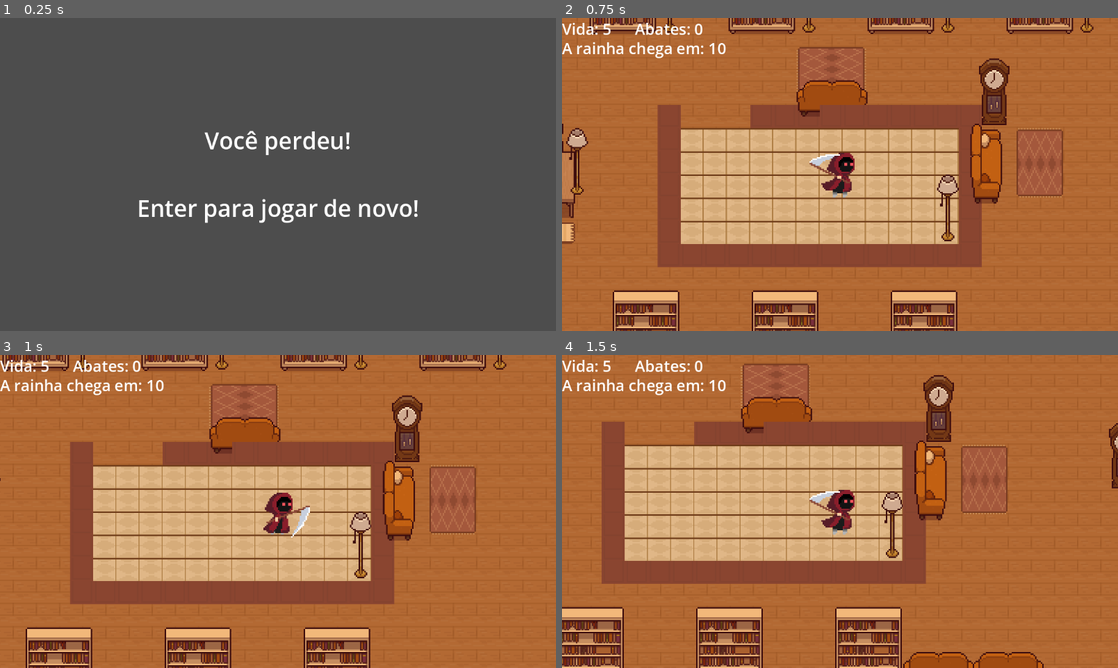
Above: before the commit, frames 1-4 (two rows, left to right).
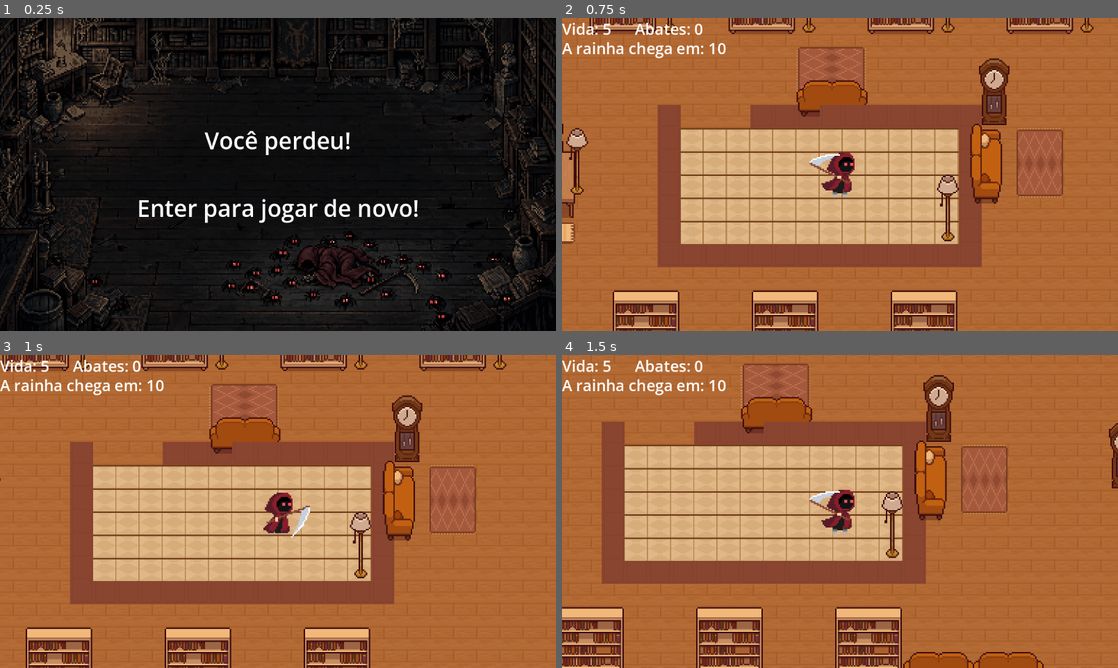
Above: after the commit, the same moments.

Repository: CarenNI/porao-das-aranhas
Game: Godot game, scene res://scenes/derrota.tscn
Same seed, same stepped clock (60 frames per second), same inputs: the game is played once before the commit and once after it. This scene is started directly instead of the project's main scene.
Inputs:
- Up to frame 1 (0.25 s): no input
- Up to frame 2 (0.75 s): tap Enter (ui_accept) at 0.5 s; hold Right (right) from 0.53 s (still down); tap Space (atacar) at 0.6 s
- Up to frame 3 (1 s): keep holding Right (right); tap Enter (ui_accept) at 0.77 s
- Up to frame 4 (1.5 s): release Right (right) at 1.28 s; hold Down (down) from 1.28 s (still down); tap Space (atacar) at 1.35 s

The runs differ from the first frame. In frame 1, 98% of the frame differs, in the area x 0-100%, y 0-100%; in frame 2, nothing differs; in frame 3, nothing differs; in frame 4, nothing differs.

Commit message:
fundos das telas de vitoria e derrota

Diff:
--- a/scenes/derrota.tscn
+++ b/scenes/derrota.tscn
@@ -1,6 +1,7 @@
 [gd_scene format=3 uid="uid://dde5fjr2l2wb6"]
 
 [ext_resource type="Script" uid="uid://d2ko2v5wmw7y1" path="res://scripts/fim.gd" id="1_101bo"]
+[ext_resource type="Texture2D" uid="uid://b8vho3fmu7pop" path="res://sprites/fundo_derrota.png.png" id="2_78d6e"]
 
 [node name="Fim" type="Control" unique_id=1654122561]
 layout_mode = 3
@@ -10,6 +11,17 @@
 grow_horizontal = 2
 grow_vertical = 2
 script = ExtResource("1_101bo")
+
+[node name="TextureRect" type="TextureRect" parent="." unique_id=495993960]
+layout_mode = 1
+anchors_preset = 15
+anchor_right = 1.0
+anchor_bottom = 1.0
+grow_horizontal = 2
+grow_vertical = 2
+texture = ExtResource("2_78d6e")
+expand_mode = 1
+stretch_mode = 6
 
 [node name="Label" type="Label" parent="." unique_id=1295362344]
 layout_mode = 1
--- a/scenes/vitoria.tscn
+++ b/scenes/vitoria.tscn
@@ -1,6 +1,7 @@
 [gd_scene format=3 uid="uid://bhole853e15p"]
 
 [ext_resource type="Script" uid="uid://d2ko2v5wmw7y1" path="res://scripts/fim.gd" id="1_5w2qk"]
+[ext_resource type="Texture2D" uid="uid://24s4w463ddj3" path="res://sprites/fundo_vitoria.png.png" id="2_3oowa"]
 
 [node name="Fim" type="Control" unique_id=1654122561]
 layout_mode = 3
@@ -10,6 +11,17 @@
 grow_horizontal = 2
 grow_vertical = 2
 script = ExtResource("1_5w2qk")
+
+[node name="TextureRect" type="TextureRect" parent="." unique_id=721850561]
+layout_mode = 1
+anchors_preset = 15
+anchor_right = 1.0
+anchor_bottom = 1.0
+grow_horizontal = 2
+grow_vertical = 2
+texture = ExtResource("2_3oowa")
+expand_mode = 1
+stretch_mode = 6
 
 [node name="Label" type="Label" parent="." unique_id=1295362344]
 layout_mode = 1
Binary file added: sprites/fundo_derrota.png.png
Not shown, added: sprites/fundo_derrota.png.png.import
Binary file added: sprites/fundo_vitoria.png.png
Not shown, added: sprites/fundo_vitoria.png.png.import
